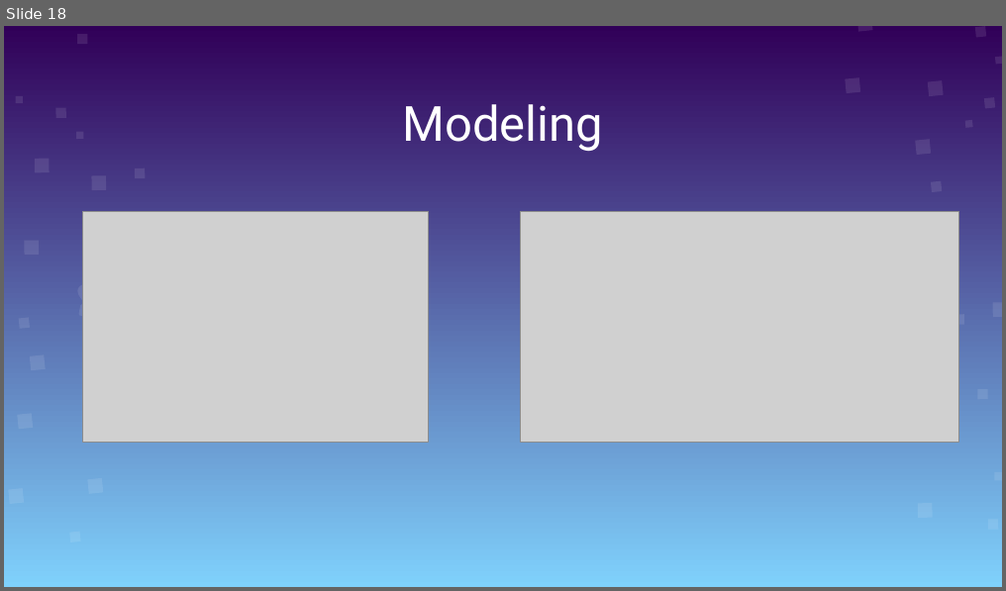
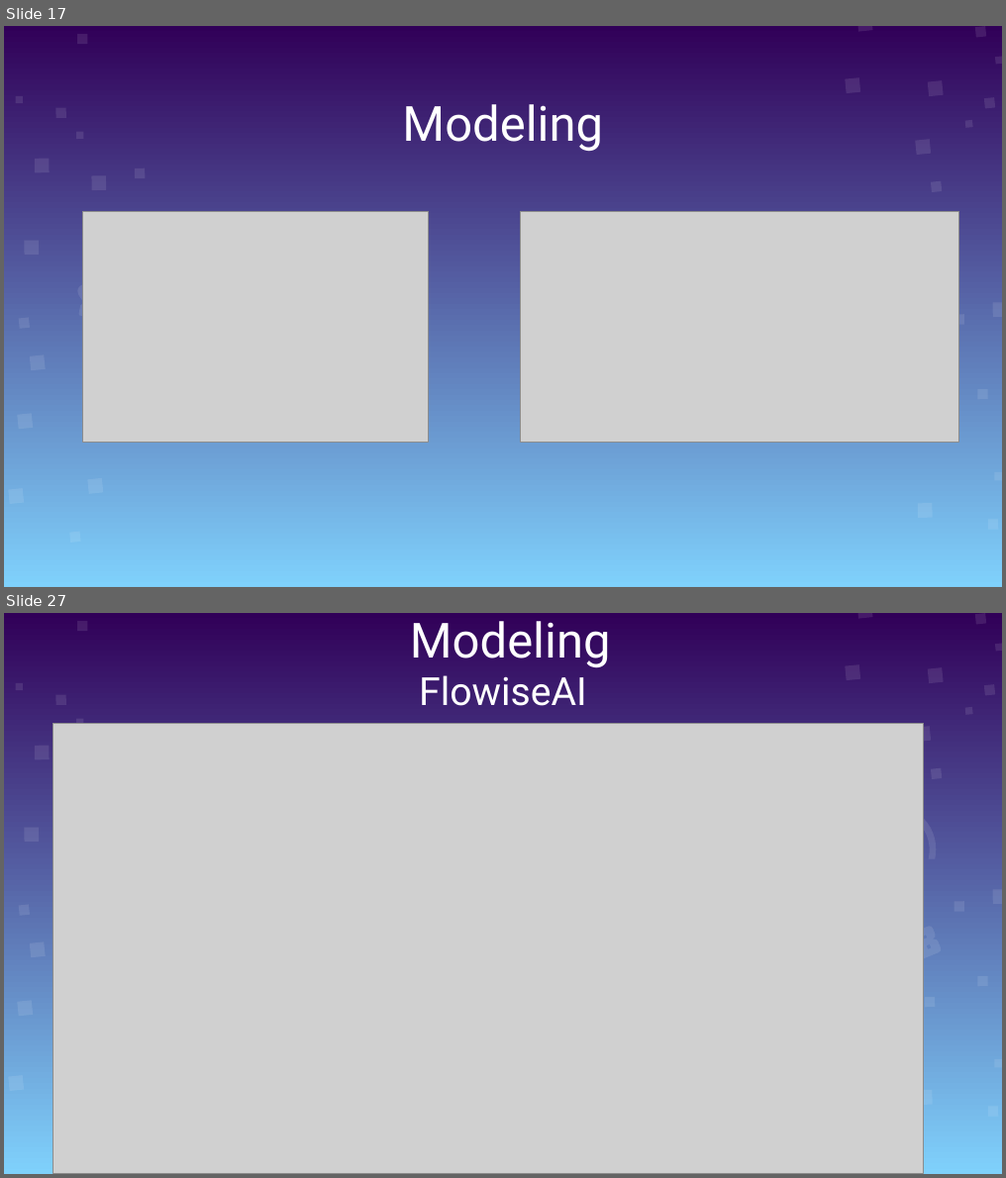
Before and after one commit to meohoangdeptrai1407/Thesis_Psychology, a slide deck: Therapy Chatbot V2.pptx. Shown one above the other, each under a label of ours: slide 18 before the commit, slides 17 and 27 after it; the slides between them are not shown. The pictures are 1006x591 and 1006x1178 pixels, drawn with LibreOffice and Linux fonts; fonts in the diff are those of the drawing; grey boxes stand for pictures. Boxes give left, top, right and bottom in pixels: in the first picture for what was removed or moved away, otherwise in the second. Text is boxed around its words. In the diff, an @@ line names an element or a change of style, - is before the commit and + after.

```diff
--- a/Therapy Chatbot V2.pptx
+++ b/Therapy Chatbot V2.pptx
@@ slide 27 added at bbox=[4, 613, 1002, 1174], background gradient #7FD1FC to #310058; not listed: 26 template elements that a slide beside it also shows @@
@@ text added at bbox=[410, 621, 611, 668], 35 pt, text #FFFFFF @@
+Modeling
@@ text added at bbox=[419, 675, 587, 706], 28 pt, text #FFFFFF @@
+FlowiseAI
@@ picture added at bbox=[53, 724, 923, 1174] @@
@@ freeform shape added at bbox=[883, 814, 931, 861], fill #FFFFFF at 10% opacity @@
@@ freeform shape added at bbox=[912, 925, 943, 960], fill #FFFFFF at 10% opacity @@
@@ freeform shape added at bbox=[924, 996, 936, 1008], fill #FFFFFF at 10% opacity @@
@@ what was slide 18 is now slide 17 @@
```
Also in this commit, not shown: 8 slides changed, 3 other slides added, 3 slides removed.
